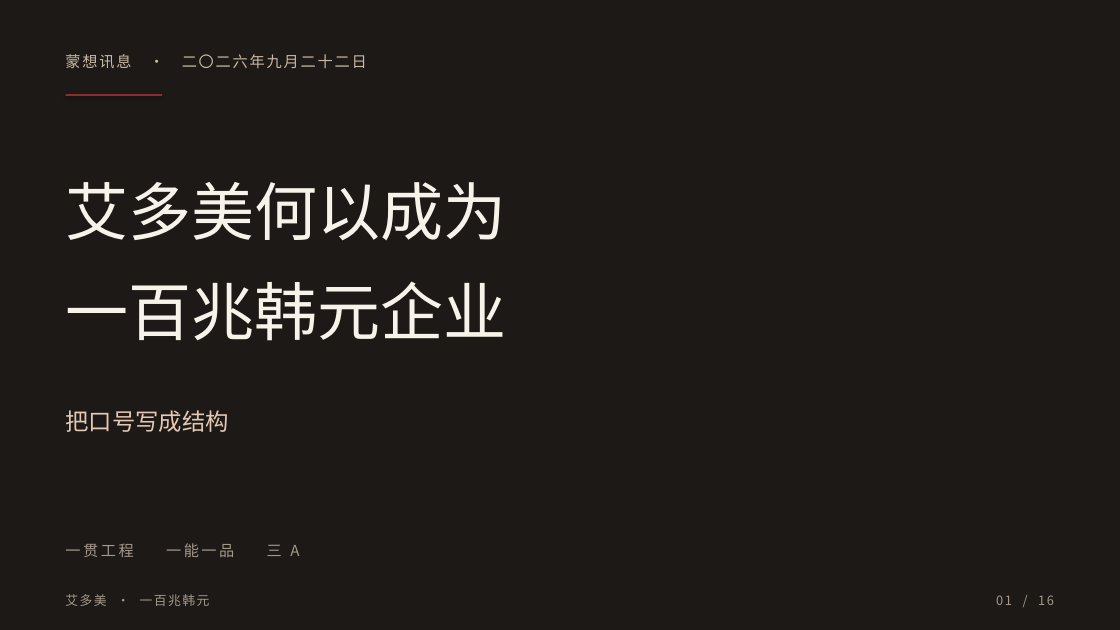
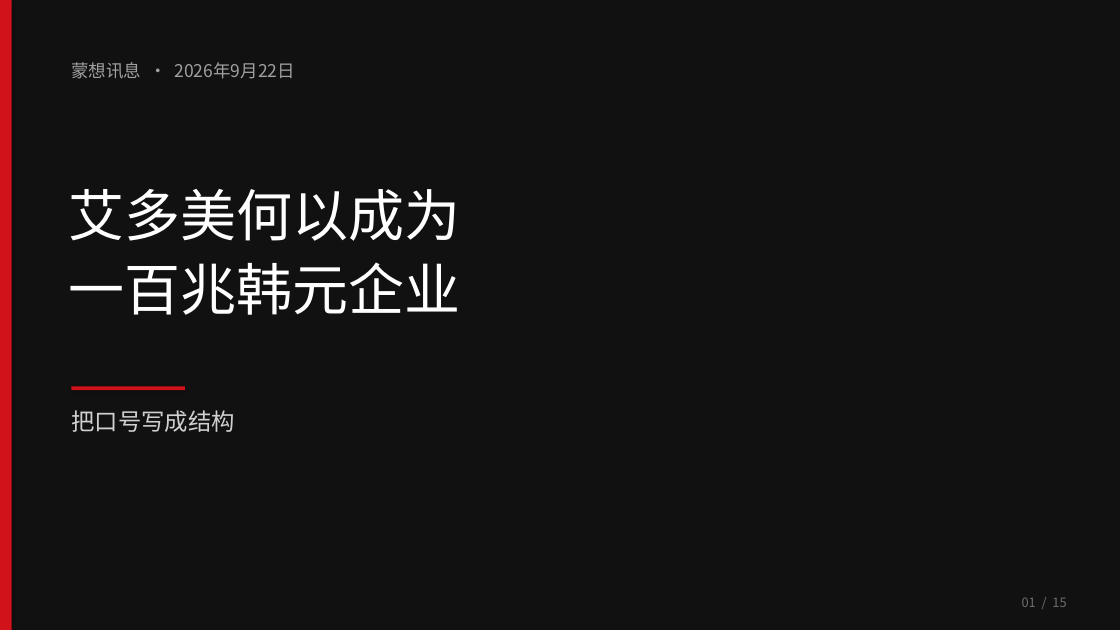
Before and after one commit to headshot9999/xiaoyi, a slide deck: slide 1 of 艾多美何以成为100兆韩元企业.pptx. Drawn at 1120x630 pixels with LibreOffice and Linux fonts; fonts in the diff are those of the drawing. Boxes give left, top, right and bottom in pixels: in the first picture for what was removed or moved away, otherwise in the second. Text is boxed around its words. In the diff, an @@ line names an element or a change of style, - is before the commit and + after.

```diff
--- a/艾多美何以成为100兆韩元企业.pptx
+++ b/艾多美何以成为100兆韩元企业.pptx
@@ background #1C1916 to #111111 @@
@@ rectangle added at bbox=[0, 0, 12, 630], fill #D0121A @@
@@ text at bbox=[71, 62, 295, 79]: text changed; size 13 to 15 pt; text colour #C8B8A4 to #A0A0A0 @@
-蒙想讯息 · 二〇二六年九月二十二日
+蒙想讯息 · 2026年9月22日
@@ rectangle removed at bbox=[66, 94, 162, 96] @@
@@ text at bbox=[69, 189, 461, 241]: size 54 to 48 pt, text colour #F7F3EB to #FFFFFF in "艾多美何以成为"; more space between paragraphs @@
@@ text "艾多美何以成为": place and size @@
-text "艾多美何以成为" at bbox=[65, 182, 506, 241]
+text "艾多美何以成为" at bbox=[69, 189, 461, 315]
@@ text at bbox=[69, 262, 461, 315]: paragraph added @@
+一百兆韩元企业
@@ text removed at bbox=[65, 281, 506, 341] @@
-一百兆韩元企业
@@ rectangle added at bbox=[71, 386, 185, 390], fill #D0121A @@
@@ text "把口号写成结构" at bbox=[71, 410, 235, 432]: text colour #E4C7B4 to #D0D0D0 @@
@@ text removed at bbox=[65, 543, 299, 557] @@
-一贯工程 一能一品 三 A
@@ text removed at bbox=[65, 594, 210, 606] @@
-艾多美 · 一百兆韩元
@@ text at bbox=[1022, 597, 1066, 607]: text changed; text colour #A3988C to #6E6E6E @@
-01 / 16
+01 / 15
```
Also in this commit, not shown: 14 other slides changed, 1 slide removed, 2 other files.
